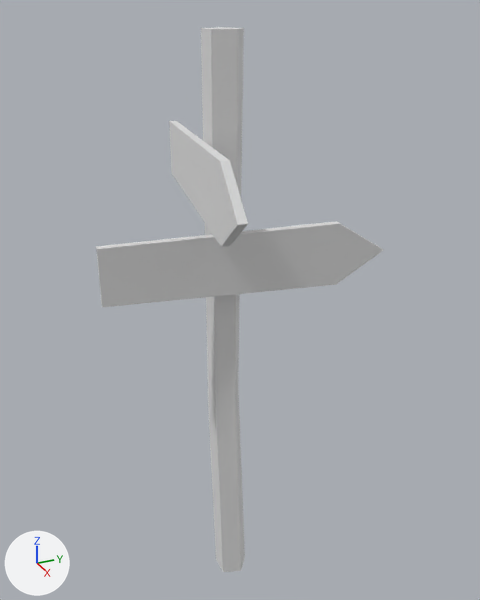
What one commit did to the glTF model public/models/guidepost.glb.
Both versions are drawn from a 50 mm lens placed at (2.5, -1.06, 2.82), pointed at (-0.08, 0.11, 1.53). Lighting does not change. The marker at lower left points along +X, +Y and +Z. Where no turn or scale is listed for an object, it has been applied to the vertices.

Objects in the first picture: 'guidepost'.
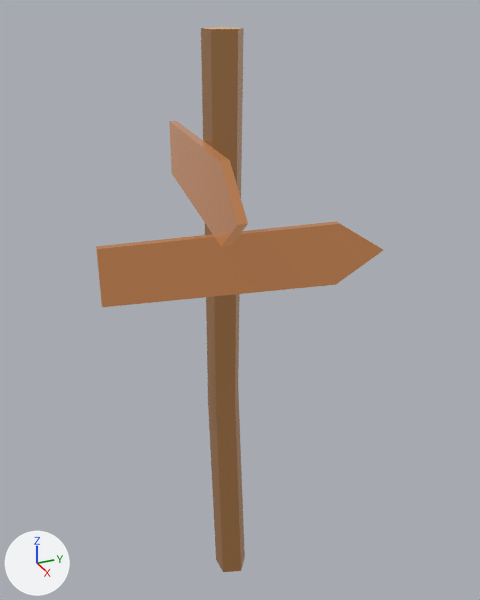
Pixel boxes (x1, y1, x2, y2) of what changed, in the pictures (480 x 600 px):
'guidepost', recoloured (grey to brown)
    both: (96, 27, 383, 572)

What the commit changed:
Picture 'base' (img_base) is new.
Material 'LOWPOLY-COLORS.001' (mat_lowpoly_colors_001) is new.
Uses the picture img_base.
me_guidepost has 35 vertices, 58 faces and spans x -0.64..0.61, y -0.56..0.68, z 0.0..2.71.
me_guidepost no longer uses material mat_lowpoly_colors (white #e7e7e7).
me_guidepost now uses material mat_lowpoly_colors_001.
